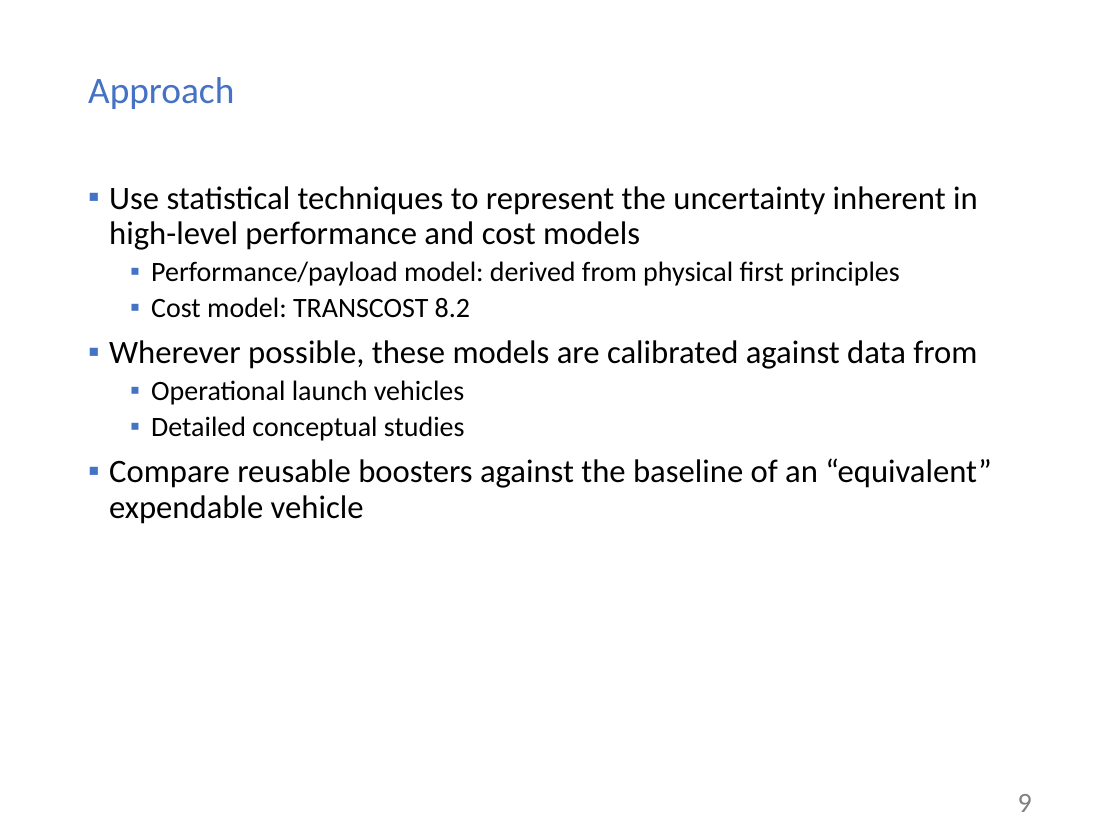
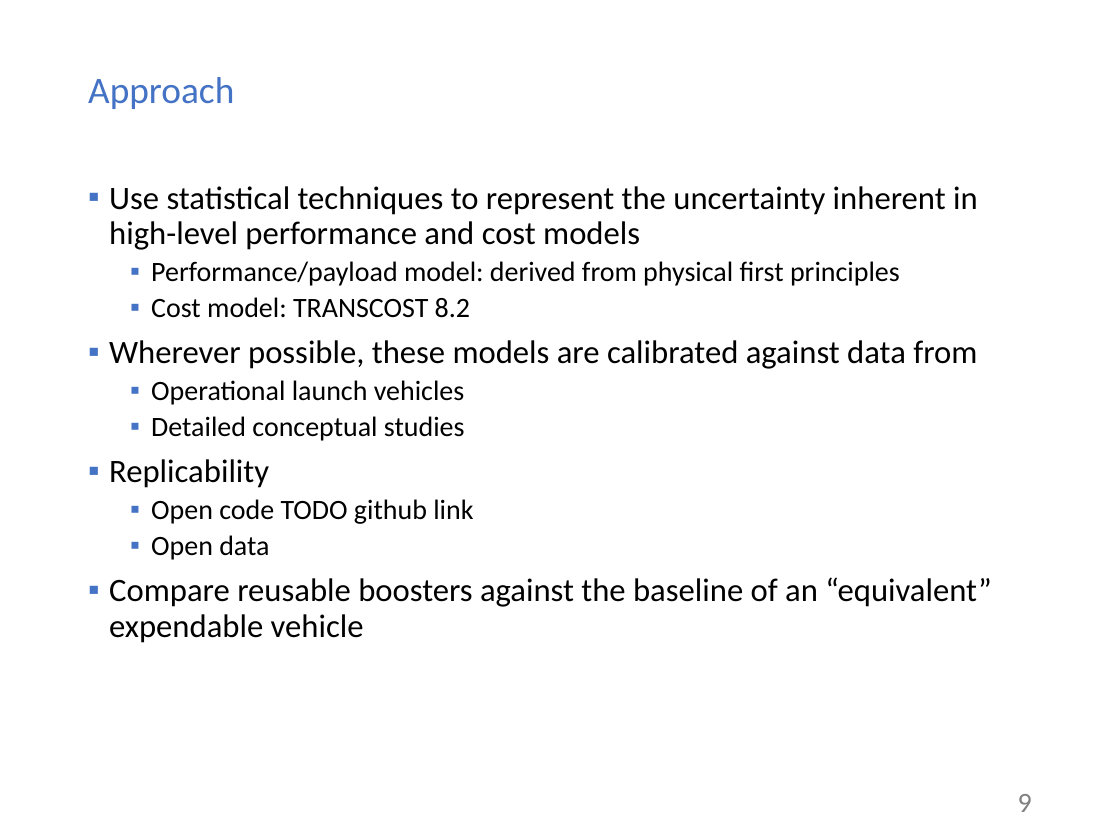
Before and after one commit to mvernacc/lvreuse, a slide deck: slide 9 of presentations/2018-08-27_meeting_w_greg.pptx. Drawn at 1120x840 pixels with LibreOffice and Linux fonts; fonts in the diff are those of the drawing. Boxes give left, top, right and bottom in pixels: in the first picture for what was removed or moved away, otherwise in the second. Text is boxed around its words. In the diff, an @@ line names an element or a change of style, - is before the commit and + after.

```diff
--- a/presentations/2018-08-27_meeting_w_greg.pptx
+++ b/presentations/2018-08-27_meeting_w_greg.pptx
@@ text at bbox=[109, 459, 473, 560]: paragraphs added @@
+▪ Replicability
+  ▪ Open code TODO github link
+  ▪ Open data
```
Also in this commit, not shown: 13 slides added.
